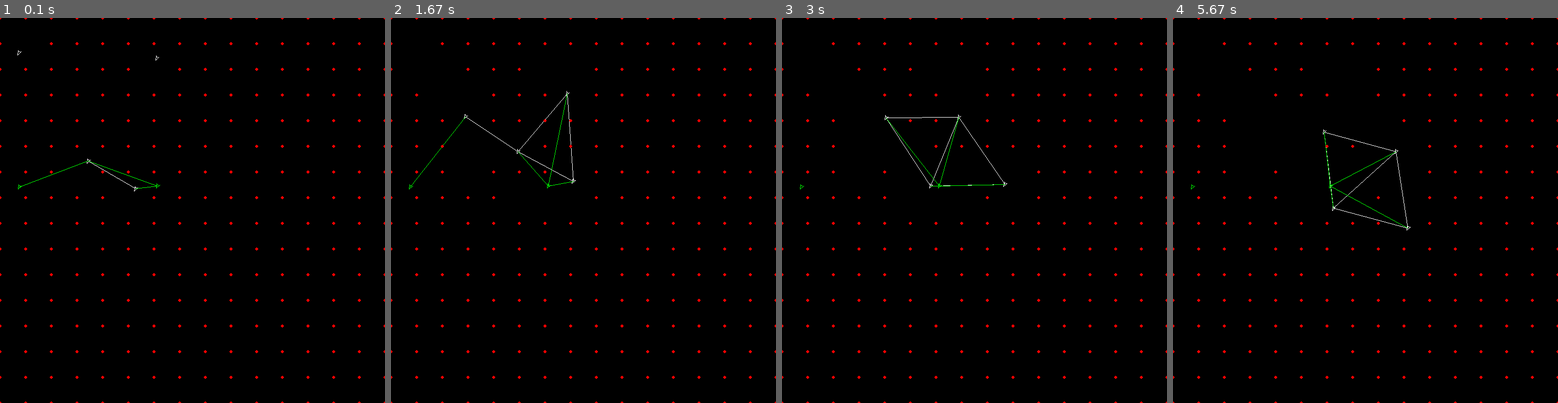
Above: before the commit, frames 1-4 (left to right).
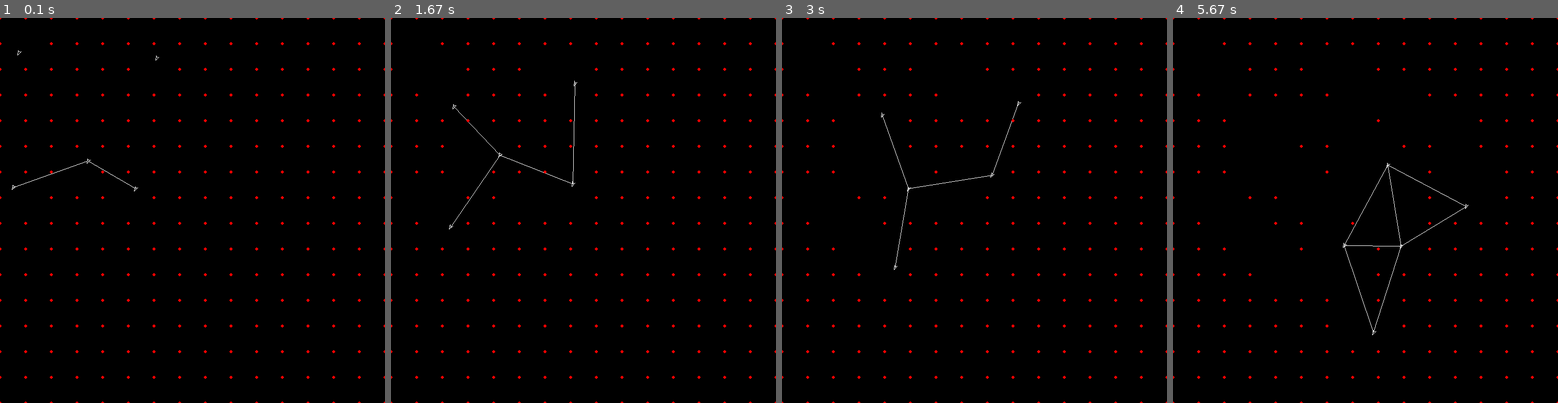
Above: after the commit, the same moments.

Repository: LouisDeOliveira/Projet_VA
Game: pygame game, started from merged.py
Two runs of this game, one before a commit and one after it. Both use one fixed random seed, a clock stepped at 60 frames per second and the inputs below.
Inputs:
- Up to frame 1 (0.1 s): no input
- Up to frame 2 (1.67 s): no input
- Up to frame 3 (3 s): no input
- Up to frame 4 (5.67 s): no input

The runs differ from the first frame. In frame 1, less than 0.1% of the frame differs, in the area x 3-42%, y 37-48%; in frame 2, 0.3%; in frame 3, 0.4%; in frame 4, 0.6%, in the area x 4-81%, y 19-83%.

Commit message:
cap vit et acc réduit pour test

Diff:
--- a/merged.py
+++ b/merged.py
@@ -7,8 +7,8 @@
 white = (255, 255, 255)
 red = (255, 0, 0)
 f = 1
-maxacc = 90000.0
-maxspeed = 1000.0
+maxacc = 900.0
+maxspeed = 100.0
 circle_list = []
 shadow = (80, 80, 80)
 lightgreen = (0, 255, 0)
@@ -343,6 +343,7 @@
             agent.step()
 
     def update(self):
+        self.N0 = np.shape(self.mesh)[0]*np.shape(self.mesh)[1]
         for agentA in self.Agent_list:
             if type(agentA) == Chercheur:
                 ax = 0
@@ -376,9 +377,9 @@
                             vect = vect/r
                             f_charge_x += -k/(r**2)*vect[0]
                             f_charge_y += -k/(r**2)*vect[1]
-
-                ax += f_charge_x
-                ay += f_charge_y
+                if self.active_nodes() > 0:
+                    ax += f_charge_x*self.N0/self.active_nodes()
+                    ay += f_charge_y*self.N0/self.active_nodes()
 
                 vect_acc = np.array([ax, ay])
                 if vect_norme_carre(vect_acc) > maxacc**2:
@@ -461,6 +462,15 @@
                     point = (j*self.res, i*self.res)
                     pygame.draw.circle(screen, red, point, 3)
 
+    def active_nodes(self):
+        N = 0
+        size = np.shape(self.mesh)
+        for i in range(size[0]):
+            for j in range(size[1]):
+                if self.mesh[i][j] == 1:
+                    N += 1
+        return N
+
 
 def distance(Agent1, Agent2):
     """ distance entre deux agents """
@@ -493,7 +503,7 @@
 
 
 if __name__ == '__main__':
-    env = Environment(4, 2, 0, 750, 750)
+    env = Environment(5, 0, 0, 750, 750)
     pygame.init()
     width, height = env.width, env.height
     screen = pygame.display.set_mode((width, height))
